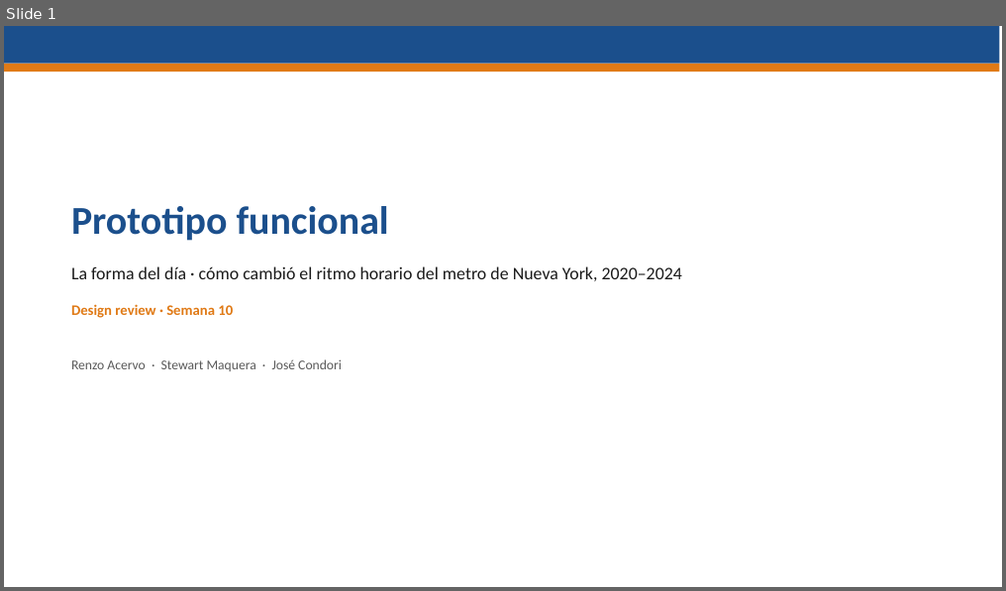
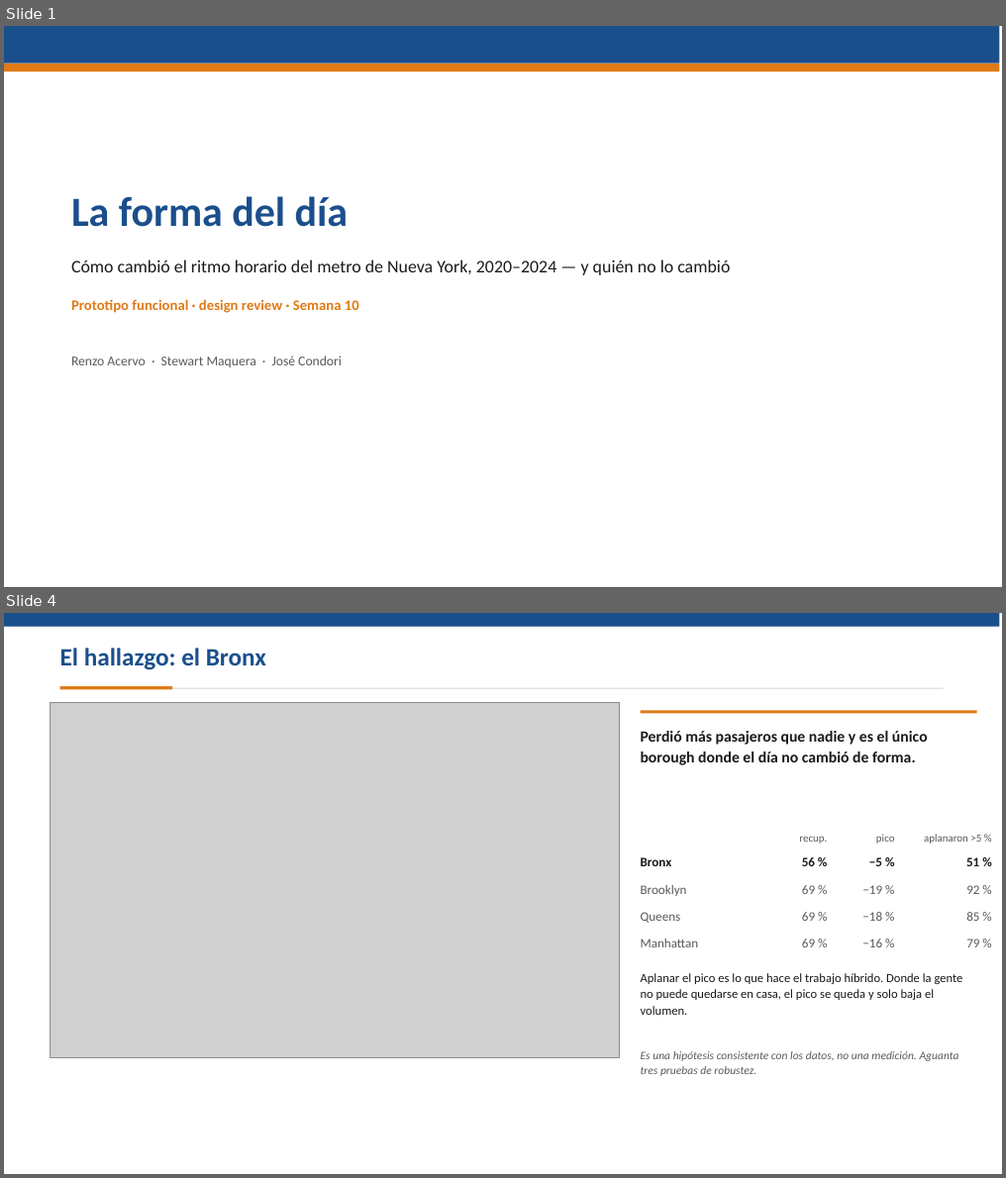
Before and after one commit to stewartmb/data-visualization-2026-2, a slide deck: deliveries/week10/PresentationWeek10.pptx. Shown one above the other, each under a label of ours: slide 1 before the commit, slides 1 and 4 after it; the slides between them are not shown. The pictures are 1006x591 and 1006x1178 pixels, drawn with LibreOffice and Linux fonts; fonts in the diff are those of the drawing; grey boxes stand for pictures. Boxes give left, top, right and bottom in pixels: in the first picture for what was removed or moved away, otherwise in the second. Text is boxed around its words. In the diff, an @@ line names an element or a change of style, - is before the commit and + after.

Commit message:
Rebuild the week 10 delivery on the narrative application
El prototipo pasa de cuatro paneles a siete capitulos guiados mas un
explorador enlazado, con tipologia de estaciones, capa de confiabilidad,
hallazgos generados desde el modelo y geografia real. Reporte, README,
presentacion, guion y capturas rehechos; preguntas de feedback nuevas.

```diff
--- a/deliveries/week10/PresentationWeek10.pptx
+++ b/deliveries/week10/PresentationWeek10.pptx
@@ slide 4 added at (4,613,1002,1174), background #FFFFFF @@
@@ rectangle added at (4,613,1000,627), fill #1B4F8C @@
@@ text added at (60,648,266,670), 24 pt, text #1B4F8C, bold @@
+El hallazgo: el Bronx
@@ rectangle added at (60,686,172,689), fill #E07A16 @@
@@ rectangle added at (172,688,944,688), fill #D5D5D5 @@
@@ picture added at (51,703,620,1059) @@
@@ rectangle added at (641,710,977,713), fill #E07A16 @@
@@ text added at (641,731,928,765), 15 pt, text #1A1A1A, bold @@
+Perdió más pasajeros que nadie y es el único borough donde el día no cambió de forma.
@@ text added at (799,836,827,844), 10.5 pt, text #5A5A5A @@
+recup.
@@ text added at (876,834,895,844), 10.5 pt, text #5A5A5A @@
+pico
@@ text added at (924,834,981,844), 10.5 pt, text #5A5A5A @@
+aplanaron >5 %
@@ text added at (641,858,672,866), 12.5 pt, text #1A1A1A, bold @@
+Bronx
@@ text added at (802,858,815,866), 12.5 pt, text #1A1A1A, bold @@
+56 %
@@ text added at (869,858,882,866), 12.5 pt, text #1A1A1A, bold @@
+−5 %
@@ text added at (966,858,979,866), 12.5 pt, text #1A1A1A, bold @@
+51 %
@@ text added at (641,885,687,896), 12.5 pt, text #5A5A5A @@
+Brooklyn
@@ text added at (802,885,815,894), 12.5 pt, text #5A5A5A @@
+69 %
@@ text added at (862,885,882,894), 12.5 pt, text #5A5A5A @@
+−19 %
@@ text added at (966,885,979,894), 12.5 pt, text #5A5A5A @@
+92 %
@@ text added at (641,912,681,923), 12.5 pt, text #5A5A5A @@
+Queens
@@ text added at (641,939,699,948), 12.5 pt, text #5A5A5A @@
+Manhattan
@@ text added at (802,912,815,921), 12.5 pt, text #5A5A5A @@
+69 %
@@ text added at (802,939,815,948), 12.5 pt, text #5A5A5A @@
+69 %
@@ text added at (862,912,882,921), 12.5 pt, text #5A5A5A @@
+−18 %
@@ text added at (862,939,882,948), 12.5 pt, text #5A5A5A @@
+−16 %
@@ text added at (966,912,979,921), 12.5 pt, text #5A5A5A @@
+85 %
@@ text added at (966,939,979,948), 12.5 pt, text #5A5A5A @@
+79 %
@@ text added at (641,973,963,1015), 12 pt, text #1A1A1A @@
+Aplanar el pico es lo que hace el trabajo híbrido. Donde la gente no puede quedarse en casa, el pico se queda y solo baja el volumen.
@@ text added at (641,1052,959,1076), 11 pt, text #5A5A5A, italic @@
+Es una hipótesis consistente con los datos, no una medición. Aguanta tres pruebas de robustez.
@@ slide 1 changed as well @@
@@ text at (71,196,349,227): text changed; size 38 to 40 pt @@
-Prototipo funcional
+La forma del día
@@ text at (71,260,730,275): text changed @@
-La forma del día · cómo cambió el ritmo horario del metro de Nueva York, 2020–2024
+Cómo cambió el ritmo horario del metro de Nueva York, 2020–2024 — y quién no lo cambió
@@ text at (71,299,359,313): text changed @@
-Design review · Semana 10
+Prototipo funcional · design review · Semana 10
@@ text "Renzo Acervo · Stewart Maquera ...": place and size @@
-text "Renzo Acervo · Stewart Maquera ..." at (71,360,342,372)
+text "Renzo Acervo · Stewart Maquera ..." at (71,356,342,368)
```
Also in this commit, not shown: 1 other slide changed, 5 other slides added, 6 slides removed, 42 other files.
